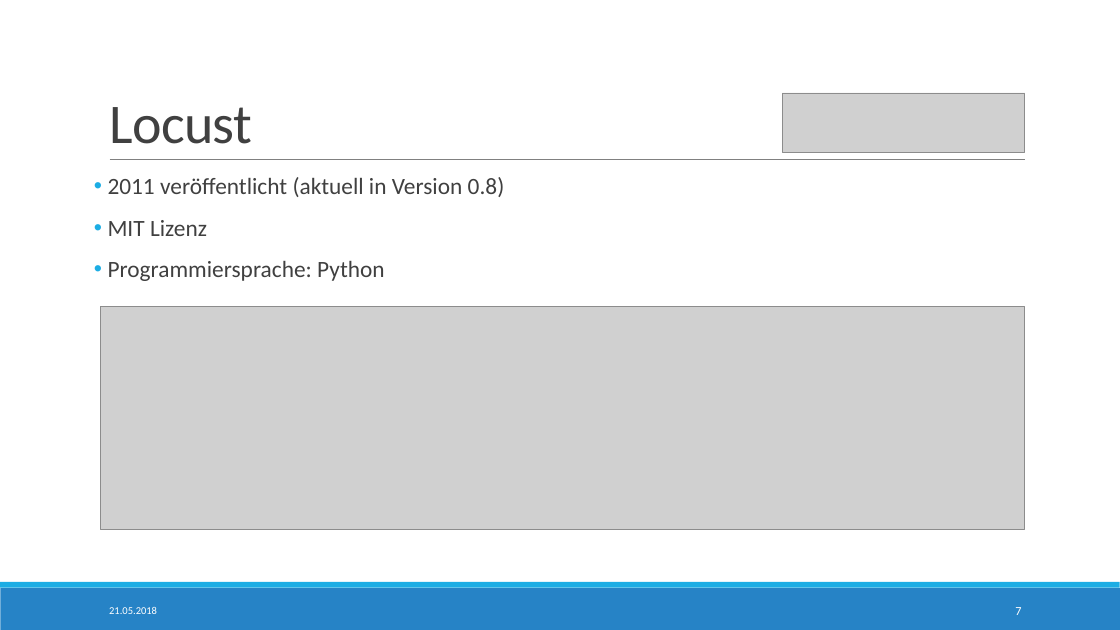
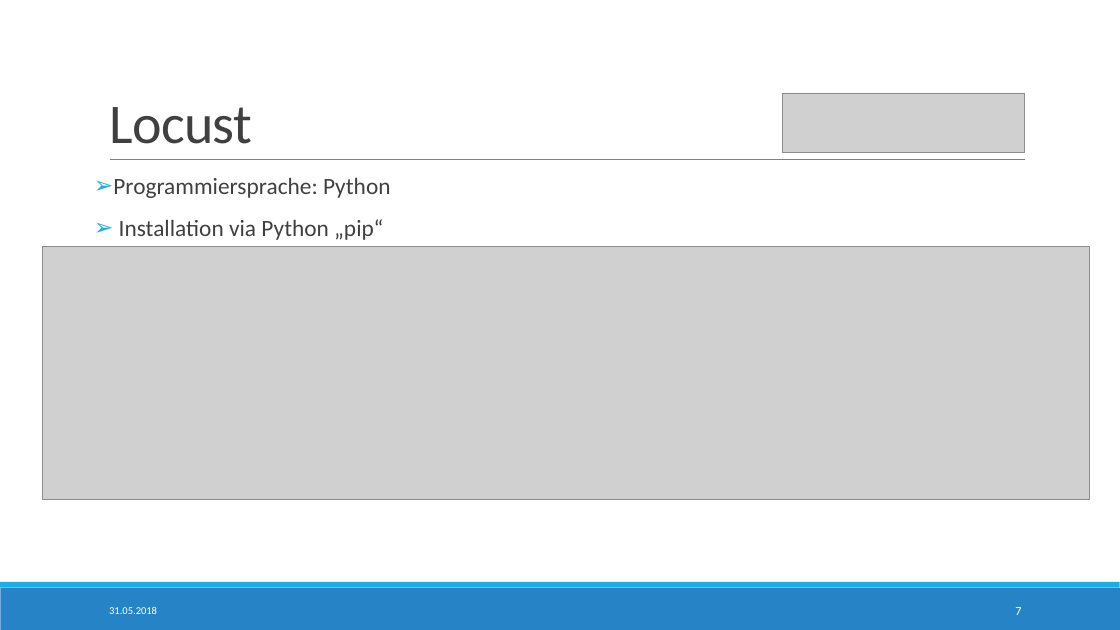
Before and after one commit to StTraeger/sqs-car-webservice, a slide deck: slide 7 of sqsdemoserver/LoadTesting.pptx. Drawn at 1120x630 pixels with LibreOffice and Linux fonts; fonts in the diff are those of the drawing; grey boxes stand for pictures. Boxes give left, top, right and bottom in pixels: in the first picture for what was removed or moved away, otherwise in the second. Text is boxed around its words. In the diff, an @@ line names an element or a change of style, - is before the commit and + after.

```diff
--- a/sqsdemoserver/LoadTesting.pptx
+++ b/sqsdemoserver/LoadTesting.pptx
@@ text at <box>108,177,505,236</box>: paragraphs removed @@
-• 2011 veröffentlicht (aktuell in Version 0.8)
-• MIT Lizenz
@@ text at <box>113,178,391,198</box>: bullet • to ➢ @@
@@ text at <box>119,219,383,240</box>: paragraph added @@
+➢ Installation via Python „pip“
@@ picture: place and size @@
-picture at <box>101,306,1025,529</box>
+picture at <box>43,247,1090,500</box>
```
Also in this commit, not shown: 13 other slides changed, 9 slides added, 3 slides removed, 6 other files.
